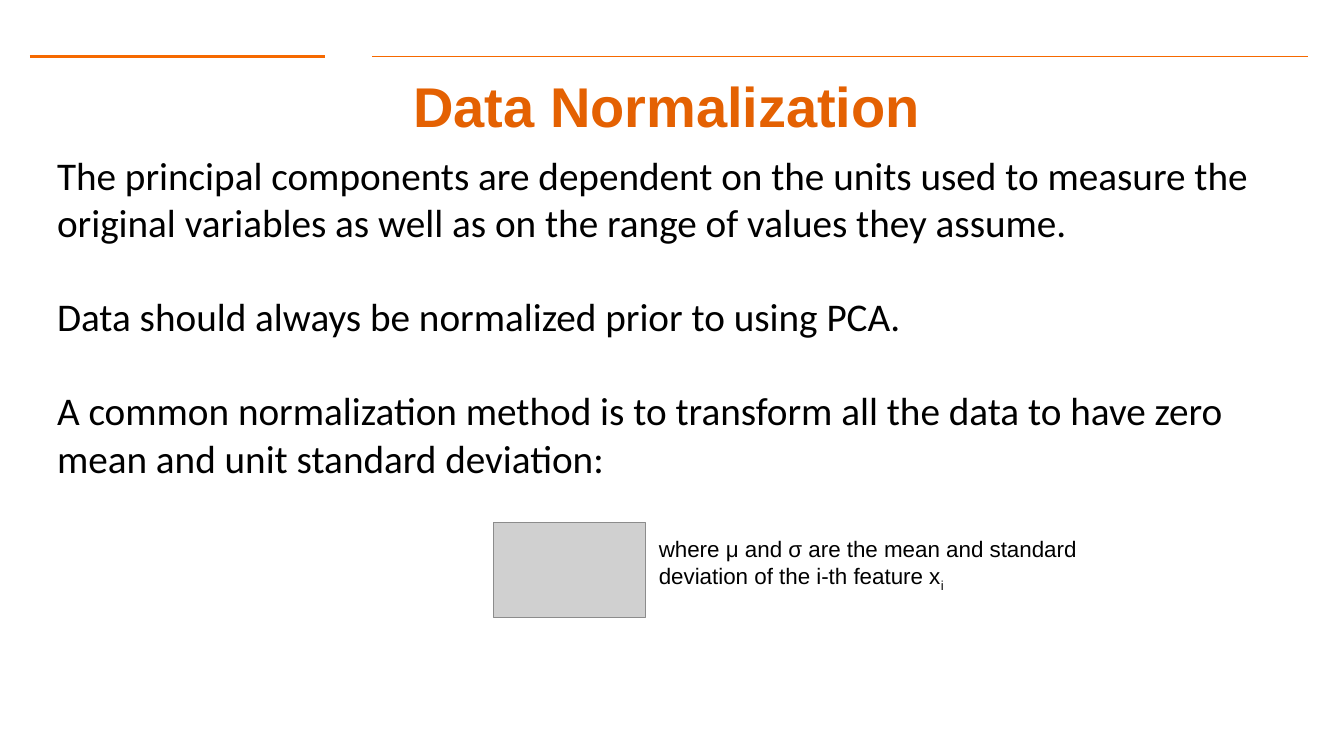
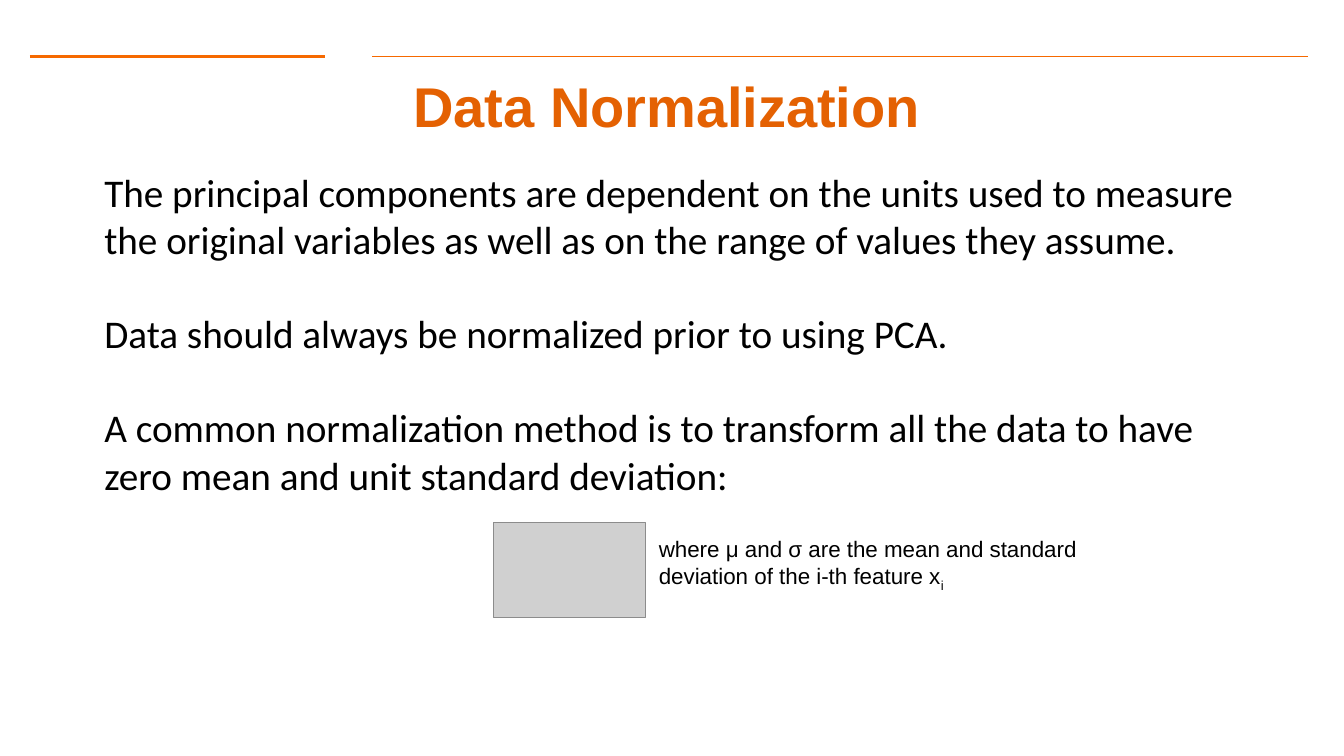
Before and after one commit to aiforsec/RIT-DSCI-633-FDS, a slide deck: slide 36 of Syllabus/Lecture 12/Lec12.pptx (slide 35 before the commit). Drawn at 1344x756 pixels with LibreOffice and Linux fonts; fonts in the diff are those of the drawing; grey boxes stand for pictures; background and template pictures are left out. Boxes give left, top, right and bottom in pixels: in the first picture for what was removed or moved away, otherwise in the second. Text is boxed around its words. In the diff, an @@ line names an element or a change of style, - is before the commit and + after.

```diff
--- a/Syllabus/Lecture 12/Lec12.pptx
+++ b/Syllabus/Lecture 12/Lec12.pptx
@@ text "The principal components are dependent ..." rewrapped from <box>57,162,1247,474</box> to <box>104,179,1233,491</box> @@
```
Also in this commit, not shown: 6 other slides changed, 1 slide added, 1 other file.
